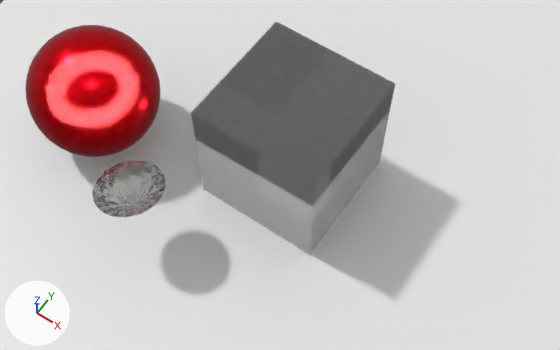
The Blender file labs/worksheet10/renders/scene.blend as it was, and as the next commit left it.
Rendered twice from a 50 mm lens placed at (3.51, -5.4, 9.45), pointed at (0.16, -0.57, -0.09). Every picture has the same lights, and +X, +Y and +Z are marked at lower left.
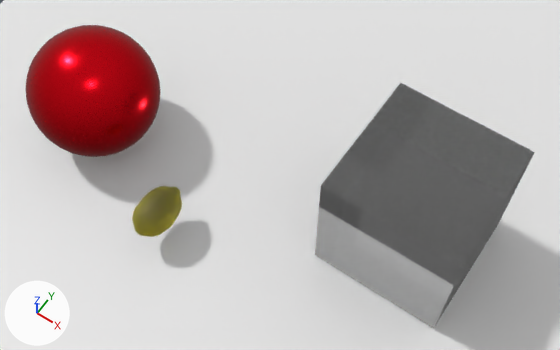
Location of each change, (x1, y1, x2, y2) in pixels of the pictures (560 x 350 px):
'Cube', moved
    before: (191, 22, 395, 255)
    after: (315, 83, 535, 328)
'diamondwhite_dmesh', deleted
    before: (93, 160, 166, 217)
'10186_Lemon', added (yellow)
    after: (132, 186, 182, 237)

The edits, one by one:
Material 'blinn1SG' (mat_blinn1sg) is new.
Its base color is (0.588, 0.534, 0.0272) (yellow #cac12e).
Its roughness is 0.643.
Its diffuse roughness is 1.0.
Its subsurface weight is 0.423.
Its specular ior level is 0.207.
Its transmission weight is 1.0.
Mesh me_10186_lemon is new.
It has 10178 vertices, 10176 faces and spans x -3.72..3.73, y -3.73..3.72, z -5.76..5.76.
It uses material mat_blinn1sg (yellow #cac12e).
Object 'Cube' (ob_cube) moves from (0.0, 0.0, 0.0) to (2.062, 0.032, 0.029).
Object 'diamondwhite_dmesh' (ob_diamondwhite_dmesh) is deleted.
Object '10186_Lemon' (ob_10186_lemon) is new; it shows me_10186_lemon.
Its location is (-1.047, -1.917, -0.393).
Its rotation in degrees is (90, 0, 0).
Its scale is (-0.0776, -0.0776, -0.0776).
